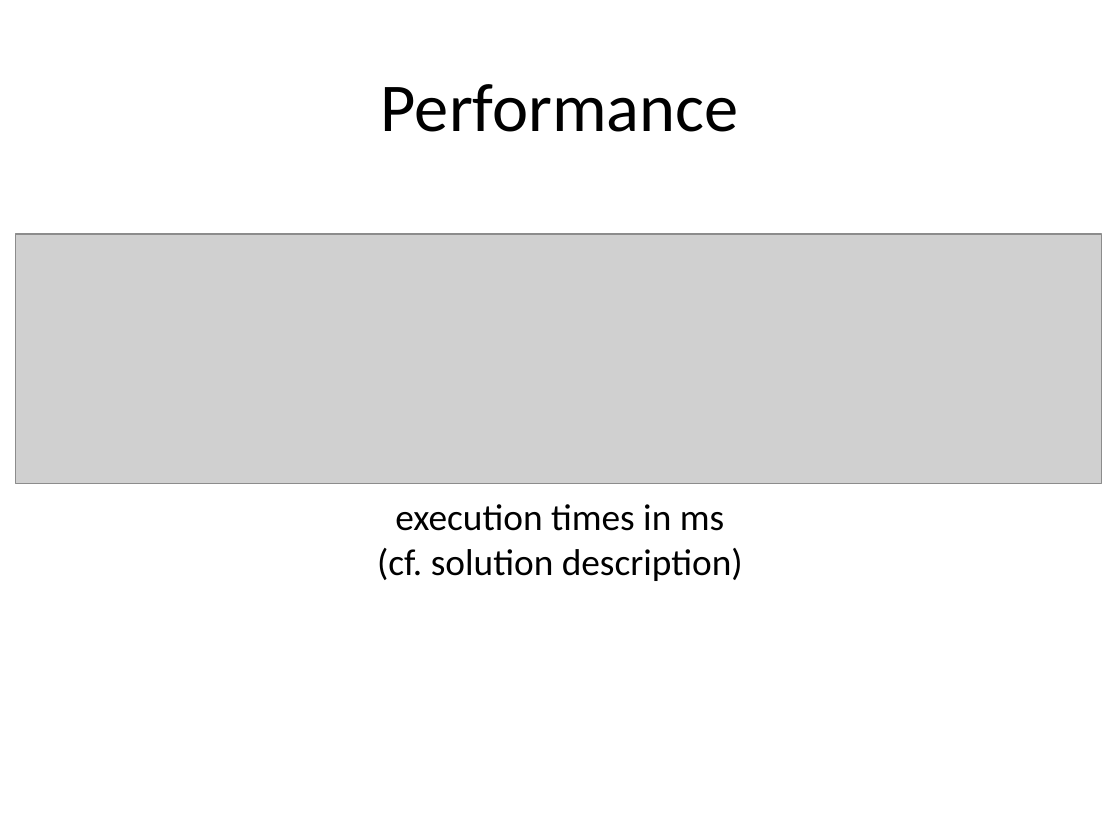
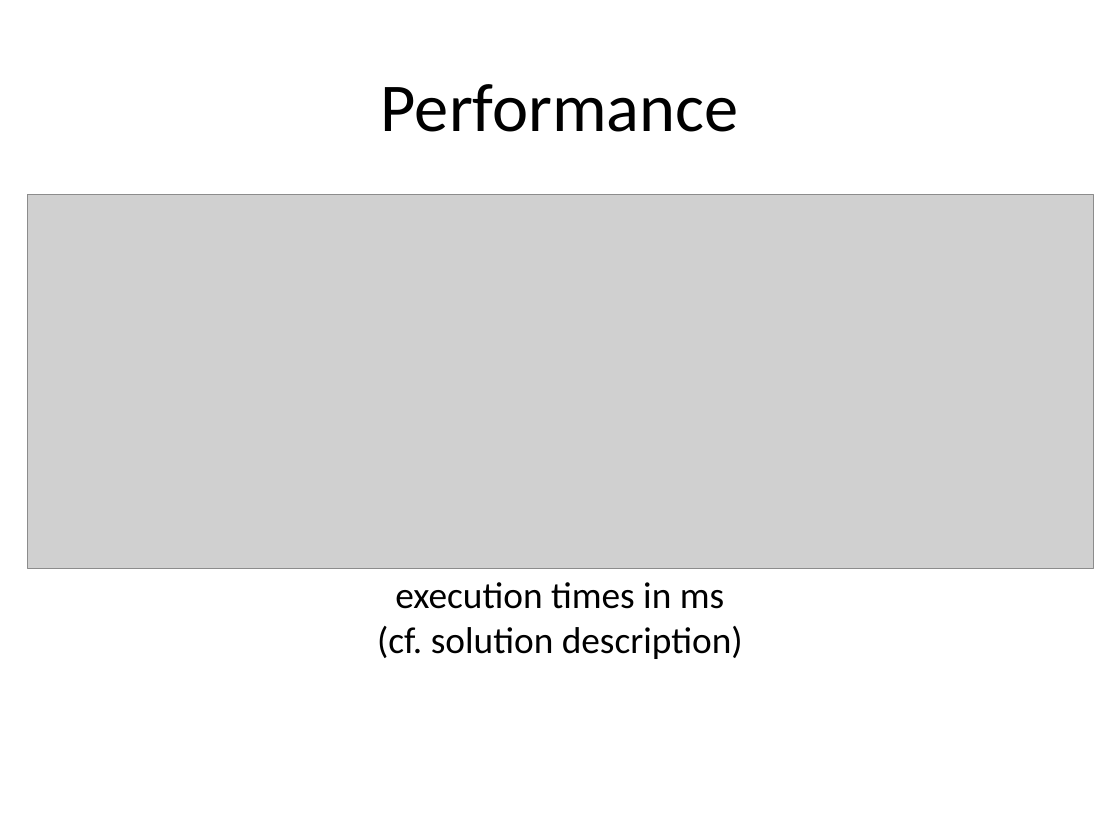
Before and after one commit to christoff-buerger/racr, a slide deck: slide 20 of examples/ttc-2015-fuml-activity-diagrams/documentation/figures/solution-presentation.pptx. Drawn at 1120x840 pixels with LibreOffice and Linux fonts; fonts in the diff are those of the drawing; grey boxes stand for pictures. Boxes give left, top, right and bottom in pixels: in the first picture for what was removed or moved away, otherwise in the second. Text is boxed around its words. In the diff, an @@ line names an element or a change of style, - is before the commit and + after.

```diff
--- a/examples/ttc-2015-fuml-activity-diagrams/documentation/figures/solution-presentation.pptx
+++ b/examples/ttc-2015-fuml-activity-diagrams/documentation/figures/solution-presentation.pptx
@@ picture: place and size @@
-picture at bbox=[16, 234, 1101, 484]
+picture at bbox=[28, 195, 1094, 569]
@@ text "execution times in ms": place and size @@
-text "execution times in ms" at bbox=[377, 504, 743, 581]
+text "execution times in ms" at bbox=[377, 582, 743, 659]
```
Also in this commit, not shown: 4 other slides changed, 4 other files.
